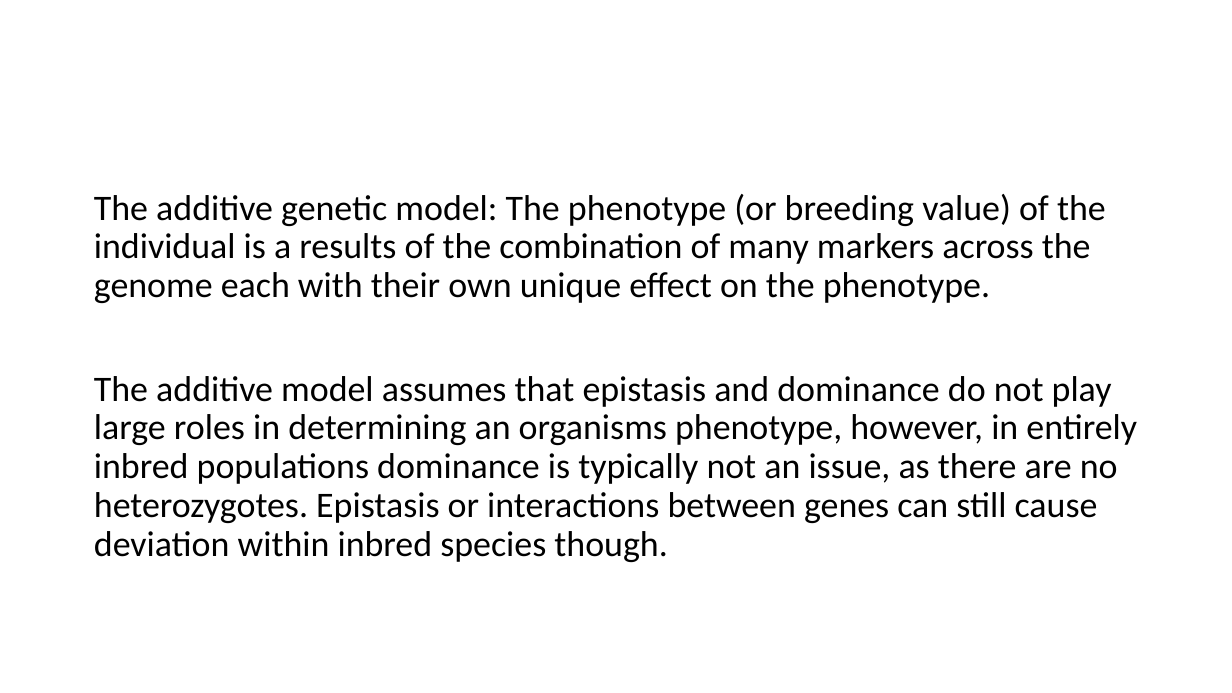
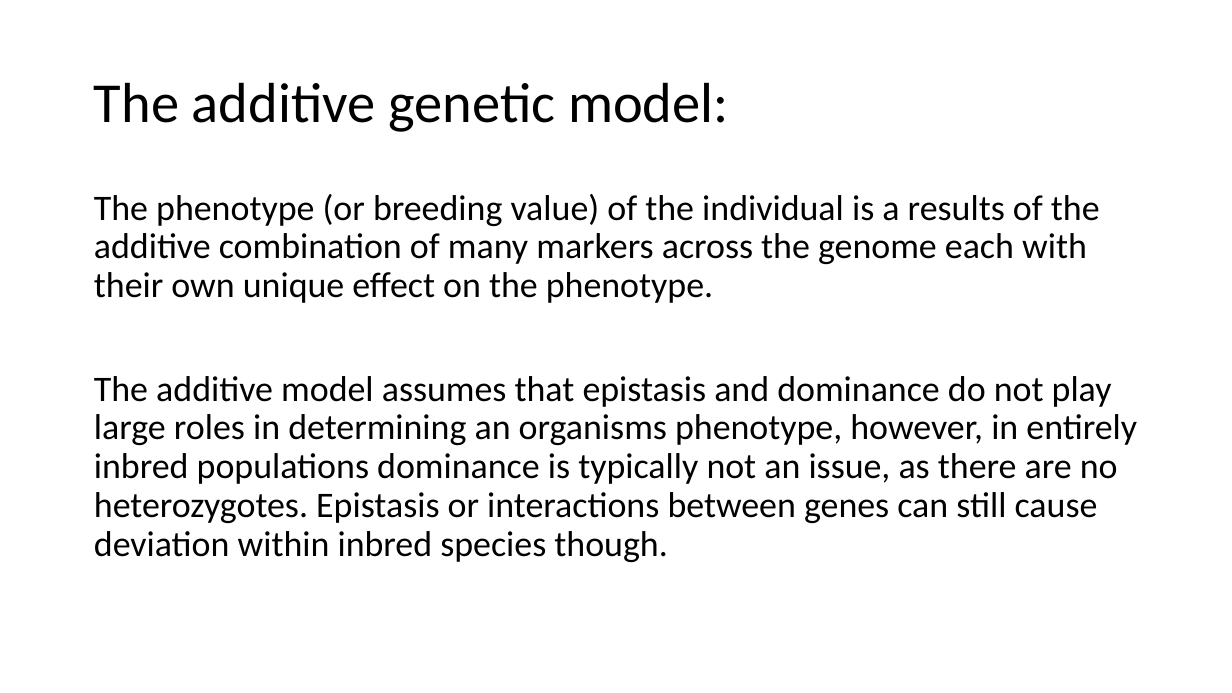
Before and after one commit to ter56/September2_2021_class, a slide deck: slide 18 of AdditiveModels_9_2_2021.pptx. Drawn at 1232x693 pixels with LibreOffice and Linux fonts; fonts in the diff are those of the drawing. Boxes give left, top, right and bottom in pixels: in the first picture for what was removed or moved away, otherwise in the second. Text is boxed around its words. In the diff, an @@ line names an element or a change of style, - is before the commit and + after.

```diff
--- a/AdditiveModels_9_2_2021.pptx
+++ b/AdditiveModels_9_2_2021.pptx
@@ title added at box(94, 82, 729, 132), 44 pt, text #000000 @@
+The additive genetic model:
@@ text at box(94, 194, 1100, 303): text changed @@
-The additive genetic model: The phenotype (or breeding value) of the individual is a results of the combination of many markers across the genome each with their own unique effect on the phenotype.
+The phenotype (or breeding value) of the individual is a results of the additive combination of many markers across the genome each with their own unique effect on the phenotype.
```
Also in this commit, not shown: 2 other slides changed, 1 other file.
